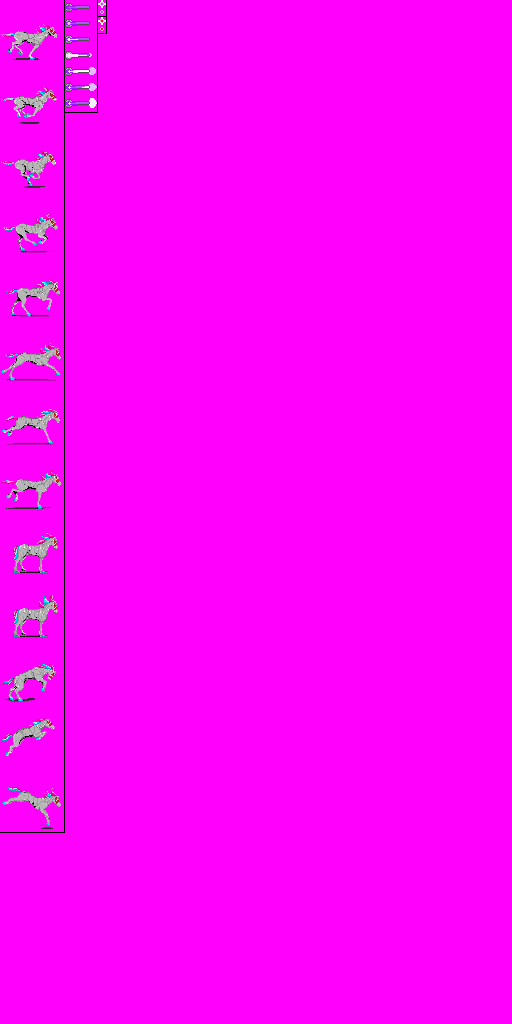
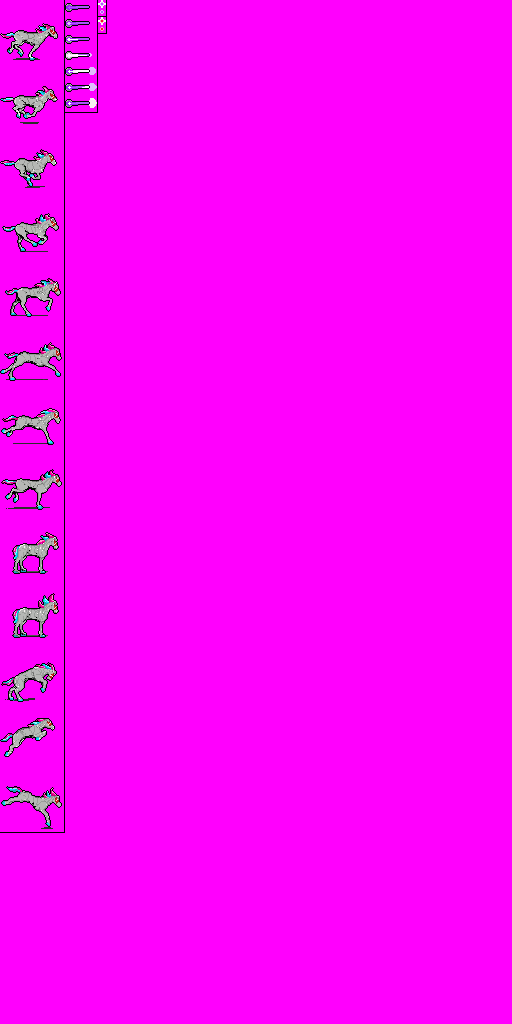
Before/after of a 512 x 1024 layered artwork. What changed in the layer stack:
added layer "Outline" above "Bad bullet (+80 hue)" over bbox(0, 3, 90, 827)
removed group "Gun" (7 layers) over bbox(65, 3, 97, 108)
removed layer "gun7" from group "Gun" over bbox(65, 98, 97, 108)
removed group "Jump" (3 layers) over bbox(0, 663, 61, 829)
removed layer "Jump 3.png" from group "Jump" over bbox(1, 786, 61, 829)
removed layer "Jump 2.png" from group "Jump" over bbox(0, 718, 55, 757)
removed layer "Jump 1.png" from group "Jump" over bbox(2, 663, 57, 702)
removed group "Standing" (2 layers) over bbox(13, 533, 58, 637)
removed layer "Standing 2.png" from group "Standing" over bbox(13, 594, 58, 637)
removed layer "Standing 1.png" from group "Standing" over bbox(13, 533, 58, 573)
removed group "Running" (8 layers) over bbox(0, 24, 62, 510)
removed layer "Running 8.png" from group "Running" over bbox(1, 470, 62, 510)
removed layer "Running 7.png" from group "Running" over bbox(2, 409, 60, 445)
removed layer "Running 6.png" from group "Running" over bbox(0, 343, 61, 381)
removed layer "Running 5.png" from group "Running" over bbox(5, 279, 60, 317)
removed layer "Running 4.png" from group "Running" over bbox(3, 214, 59, 253)
removed layer "Running 3.png" from group "Running" over bbox(0, 150, 56, 188)
removed layer "Running 2.png" from group "Running" over bbox(0, 86, 58, 124)
removed layer "Running 1.png" from group "Running" over bbox(0, 24, 58, 61)
added layer "Gun" above "Jump" over bbox(65, 3, 97, 108)
added layer "Jump" above "Standing" over bbox(1, 663, 61, 829)
added layer "Standing" above "Running" over bbox(13, 533, 58, 637)
added layer "Running" above "Separators" over bbox(1, 24, 61, 509)
painted on "Separators" over bbox(0, 0, 106, 829)
…and 12 more changes (2 painted, 10 removed, 2 renamed, 2 stack)
